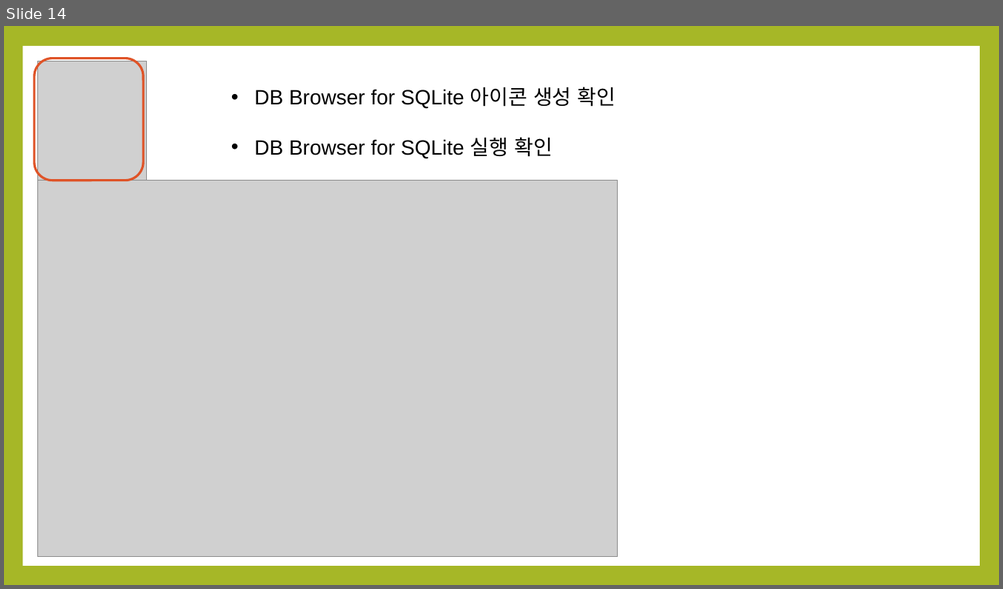
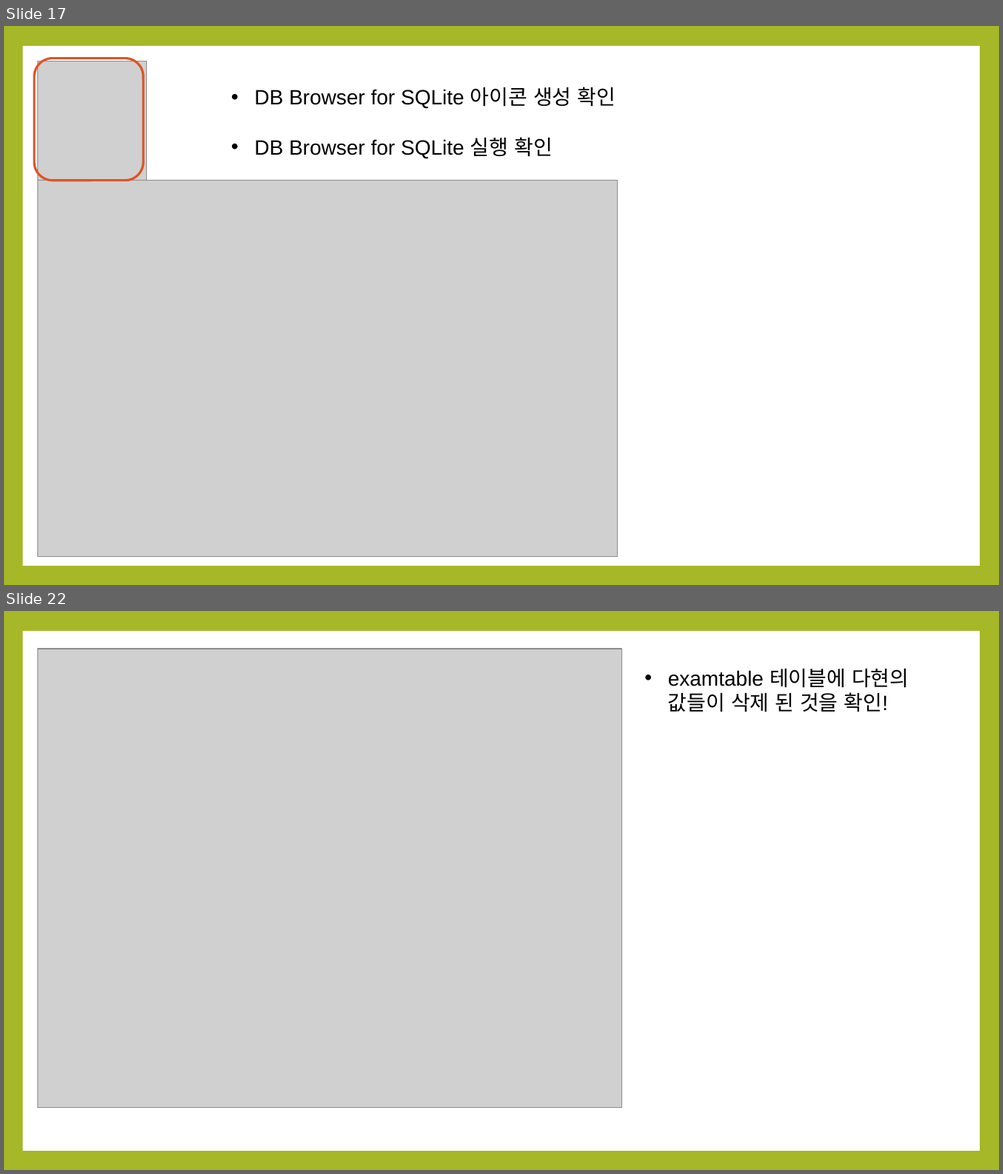
Before and after one commit to noheul1030/KOPO-Python-Vacation, a slide deck: Python과제/Python_12강.pptx. Shown one above the other, each under a label of ours: slide 14 before the commit, slides 17 and 22 after it; the slides between them are not shown. The pictures are 1003x589 and 1003x1174 pixels, drawn with LibreOffice and Linux fonts; fonts in the diff are those of the drawing; grey boxes stand for pictures. Boxes give left, top, right and bottom in pixels: in the first picture for what was removed or moved away, otherwise in the second. Text is boxed around its words. In the diff, an @@ line names an element or a change of style, - is before the commit and + after.

```diff
--- a/Python과제/Python_12강.pptx
+++ b/Python과제/Python_12강.pptx
@@ slide 22 added at (x1=4, y1=611, x2=999, y2=1170), background #A6B727; not listed: 1 template element that a slide beside it also shows @@
@@ picture added at (x1=37, y1=649, x2=622, y2=1108) @@
@@ text added at (x1=668, y1=668, x2=908, y2=712), 20 pt, text #000000 @@
+• examtable 테이블에 다현의 값들이 삭제 된 것을 확인!
@@ what was slide 14 is now slide 17 @@
```
Also in this commit, not shown: 16 other slides added, 9 slides removed.
